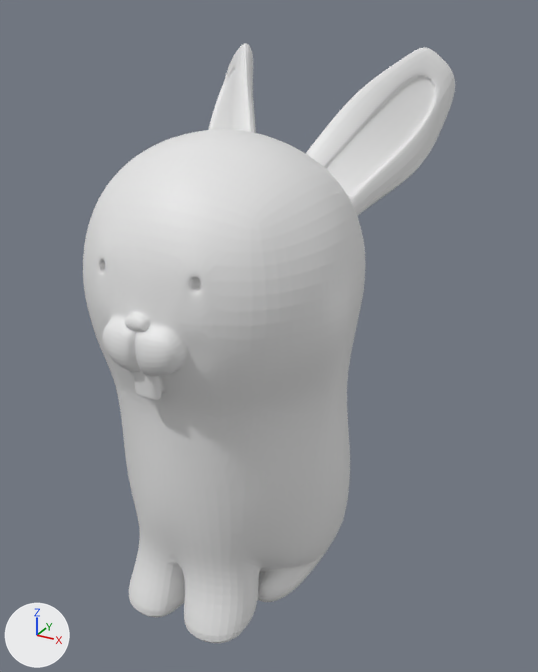
What one commit did to the Blender file GlendaBlenda.blend.
Rendered twice from a 50 mm camera at (0.672, -1.065, 1.068) aimed at (0.035, 0.093, 0.489). The lights are fixed; the arrows at lower left show +X, +Y and +Z.

The first picture shows 'Glenda'.
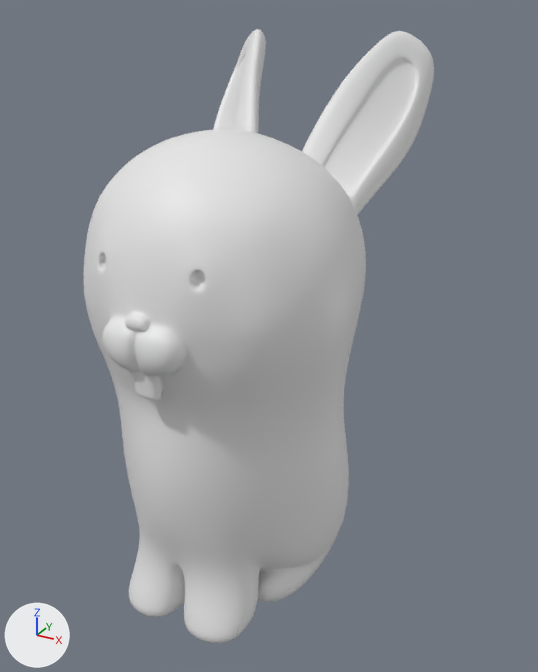
Commit message: increases eye size, changes ear rotation

Location of each change, (x1, y1, x2, y2) in pixels of the pictures (538 x 672 px; the box of a moved part takes in the faces that stretch with it):
'Glenda', reshaped: before (83, 43, 455, 643); after (84, 29, 434, 643)
part 1 of me_glenda, built on: before (83, 43, 455, 483); after (84, 29, 434, 483)
part 2 of me_glenda, moved or reshaped: before (282, 549, 328, 598); after (280, 540, 335, 600)
part 3 of me_glenda, shading changed: (101, 129, 335, 643) in both

The change, as a list of edits to the scene's bpy script:
```text
Change me_glenda:
    used by ob_glenda; location = (0.0, 0.0, 0.0)
    verts and faces of me_glenda; kept vertices keep their numbers, new ones are numbered from 336
    before: 56 (-0.133, -0.044, 0.0), 57 (-0.095, 0.202, 0.0), 71 (-0.133, 0.089, 0.0), 285 (0.0, -0.036, 0.0), 288 (-0.054, -0.035, 0.0)
    before: 311 (-0.109, -0.027, 0.0), 312 (-0.136, 0.0, 0.0), 326 (-0.175, 0.001, 0.027), 328 (-0.174, 0.118, 0.034), 332 (-0.169, -0.044, 0.024)
    remove me_glenda.from_pydata(...)  # 336 vertices, 312 faces; spans x -0.267..0.0, y -0.279..0.466, z 0.0..1.022
    add me_glenda.from_pydata(...)  # 352 vertices, 329 faces; spans x -0.252..0.0, y -0.279..0.457, z -0.003..1.043
    me_glenda part 1
    2 vertices are removed from x -0.112..-0.078, y -0.23..-0.218, z 0.594..0.689
    22 faces are deleted
    3 vertices in x -0.098..-0.092, y 0.175..0.187, z 0.791..0.795 move by (0.002, -0.002, 0.0)
    102 vertices move from x -0.267..0.0, y -0.243..0.466, z 0.0..1.022 to x -0.239..0.0, y -0.243..0.45, z -0.003..1.043
    18 vertices are added at x -0.22..0.0, y -0.234..0.217, z 0.309..0.723
    39 new faces join them
    me_glenda part 2
    add verts[56] = (-0.145, -0.044, 0.0)  # moved
    add verts[57] = (-0.1, 0.202, 0.0)  # moved
    add verts[332] = (-0.174, -0.044, 0.024)  # moved
    add verts[71] = (-0.154, 0.089, 0.0)  # moved
    add verts[285] = (0.0, -0.046, 0.0)  # moved
    add verts[288] = (-0.052, -0.044, 0.0)  # moved
    add verts[311] = (-0.1, -0.035, 0.0)  # moved
    add verts[312] = (-0.153, 0.0, 0.0)  # moved
    add verts[326] = (-0.186, 0.001, 0.027)  # moved
    add verts[328] = (-0.185, 0.118, 0.034)  # moved
    me_glenda part 3: 290 kept faces spanning x -0.252..0.0, y -0.279..0.457, z -0.003..1.043 are now shaded smooth
```
